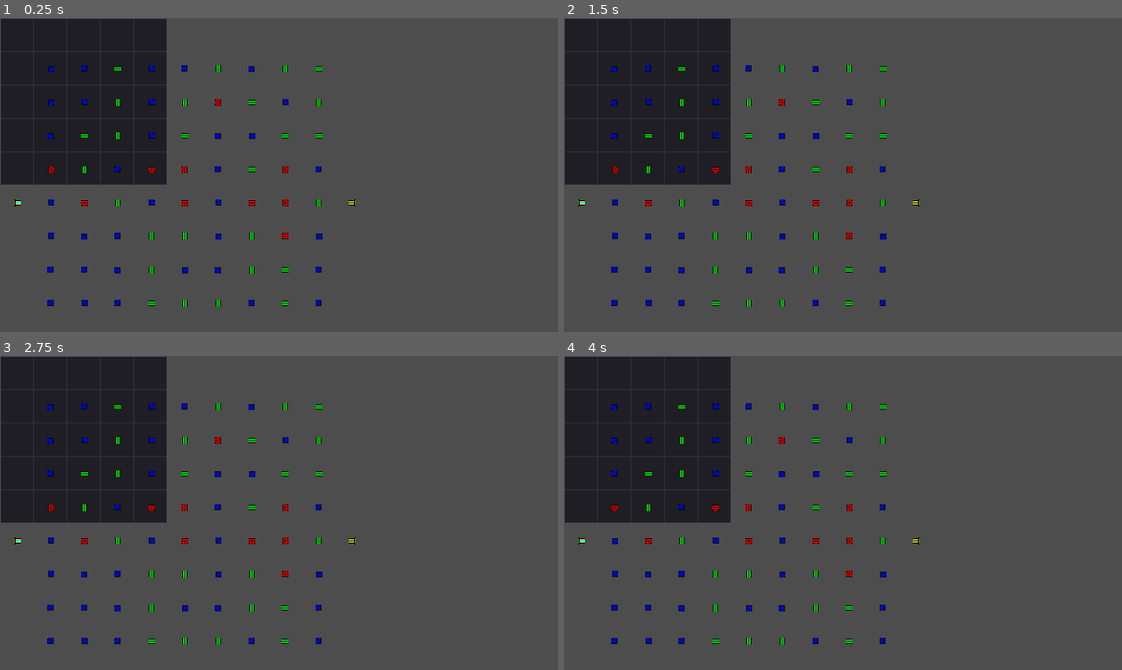
Above: before the commit, frames 1-4 (two rows, left to right).
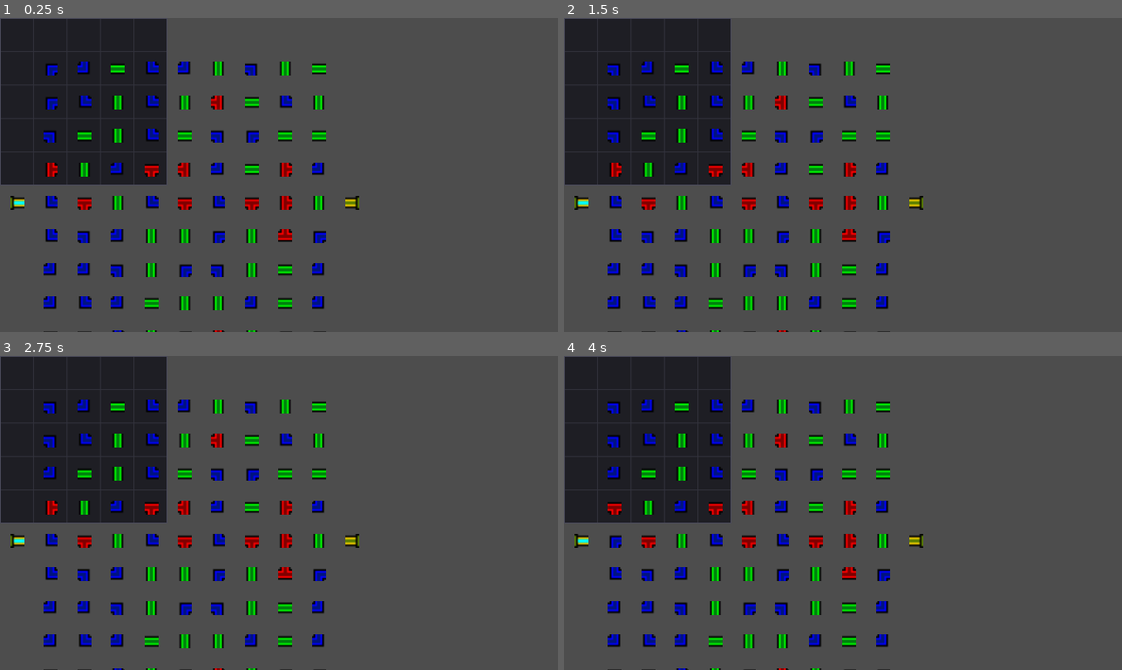
Above: after the commit, the same moments.

Repository: RedBlueCarrots/GMTK-2026
Game: Godot game, scene res://Scenes/pipe_minigame.tscn
The game is run twice, just before and just after one commit, with the same random seed, the same clock (stepped at 60 frames per second) and the same inputs. This scene is started directly instead of the project's main scene.
Inputs (mouse positions are in pixels of both pictures, inside the frame that each line leads up to):
- Up to frame 1 (0.25 s): no input
- Up to frame 2 (1.5 s): tap Enter at 0.5 s; drag from (614, 68) to (614, 168) at 0.52 s; tap Space at 1.25 s; drag from (614, 102) to (614, 203) at 1.27 s
- Up to frame 3 (2.75 s): tap Enter at 2 s; move the mouse to (50, 475) at 2.02 s; click (50, 475) at 2.1 s
- Up to frame 4 (4 s): tap Space at 2.75 s; drag from (614, 506) to (614, 607) at 2.77 s; tap Enter at 3.5 s; drag from (614, 541) to (614, 641) at 3.52 s

The runs differ from the first frame. In frame 1, 6.2% of the frame differs, in the area x 1-65%, y 13-100%; in frame 2, 6.3%; in frame 3, 6.3%; in frame 4, 6.3%.

Commit message:
transform size to fit minigame outline

Diff:
--- a/Scenes/pipe_piece.tscn
+++ b/Scenes/pipe_piece.tscn
@@ -3,7 +3,7 @@
 [ext_resource type="Script" uid="uid://d241ojbsidwfi" path="res://Scripts/pipe.gd" id="1_hgpvu"]
 
 [sub_resource type="RectangleShape2D" id="RectangleShape2D_3dj8w"]
-size = Vector2(8, 8)
+size = Vector2(16, 16)
 
 [node name="PipePiece" type="Area2D" unique_id=1157958654]
 script = ExtResource("1_hgpvu")
@@ -13,8 +13,10 @@
 shape = SubResource("RectangleShape2D_3dj8w")
 
 [node name="PipeSprite" type="Sprite2D" parent="." unique_id=1074849666]
+scale = Vector2(2, 2)
 
 [node name="FillSprite" type="Sprite2D" parent="." unique_id=1323890503]
+scale = Vector2(2, 2)
 
 [connection signal="input_event" from="." to="." method="_on_input_event"]
 [connection signal="mouse_entered" from="." to="." method="_on_mouse_entered"]
